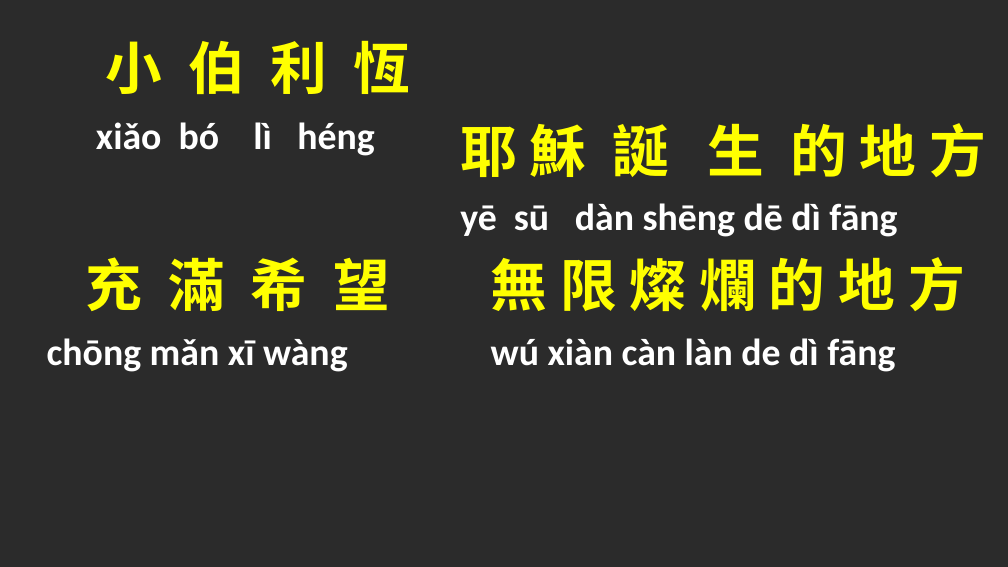
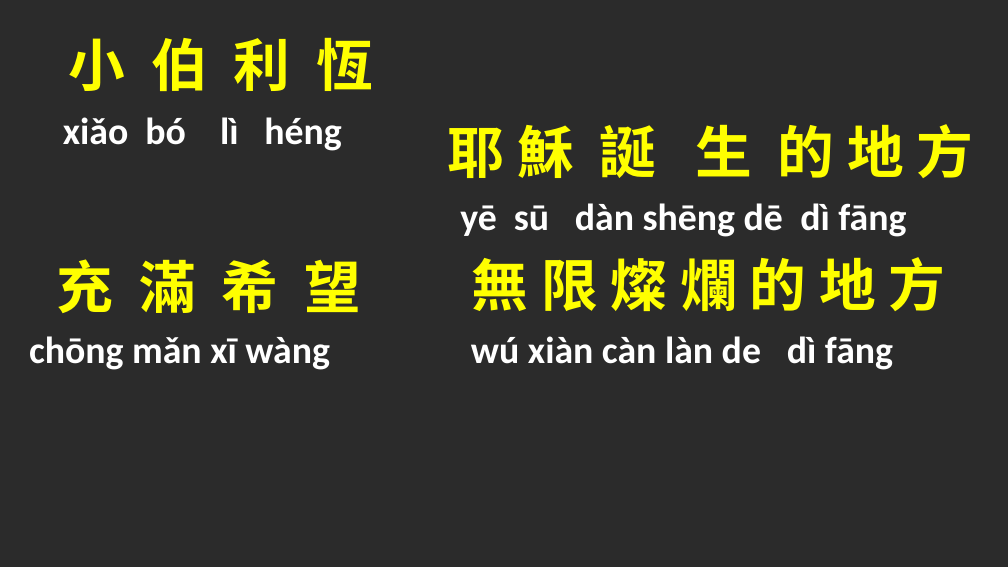
Before and after one commit to batisuoc/free-school-class, a slide deck: slide 5 of chinese/小伯利恆.pptx. Drawn at 1008x567 pixels with LibreOffice and Linux fonts; fonts in the diff are those of the drawing; background and template pictures are left out; a plain dark background stands for a picture behind light text. Boxes give left, top, right and bottom in pixels: in the first picture for what was removed or moved away, otherwise in the second. Text is boxed around its words. In the diff, an @@ line names an element or a change of style, - is before the commit and + after.

Commit message:
Update ppts

```diff
--- a/chinese/小伯利恆.pptx
+++ b/chinese/小伯利恆.pptx
@@ font Calibri to Noto Sans CJK SC in 4 elements at (472,257,946,311), (448,124,974,178), (57,259,361,313), (69,37,373,91) @@
@@ title "小 伯 利 恆": place and size @@
-title "小 伯 利 恆" at (106,40,410,94)
+title "小 伯 利 恆" at (69,37,373,91)
@@ text "xiǎo bó lì héng": place and size @@
-text "xiǎo bó lì héng" at (96,122,374,156)
+text "xiǎo bó lì héng" at (63,117,341,151)
@@ text "耶 穌 誕 生 的 ...": place and size @@
-text "耶 穌 誕 生 的 ..." at (460,123,986,177)
+text "耶 穌 誕 生 的 ..." at (448,124,974,178)
@@ text "yē sū dàn shēng dē ..." rewrapped from (460,203,897,237) to (460,203,906,237) @@
@@ text "充 滿 希 望": place and size @@
-text "充 滿 希 望" at (86,257,390,311)
+text "充 滿 希 望" at (57,259,361,313)
@@ text "無 限 燦 爛 的 ...": place and size @@
-text "無 限 燦 爛 的 ..." at (491,257,965,311)
+text "無 限 燦 爛 的 ..." at (472,257,946,311)
@@ text "chōng mǎn xī wàng": place and size @@
-text "chōng mǎn xī wàng" at (47,338,348,372)
+text "chōng mǎn xī wàng" at (29,336,330,370)
@@ text "wú xiàn càn làn de ..." rewrapped from (491,338,895,372) to (471,336,893,370) @@
```
Also in this commit, not shown: 5 other slides changed.
